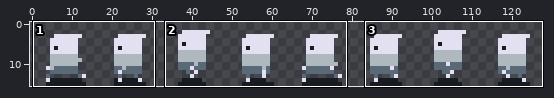
Sprite sheet, stored at art/player_side.png. The picture above shows the old version from afar; the outline marks the close-up.
Close-up. Before the commit:
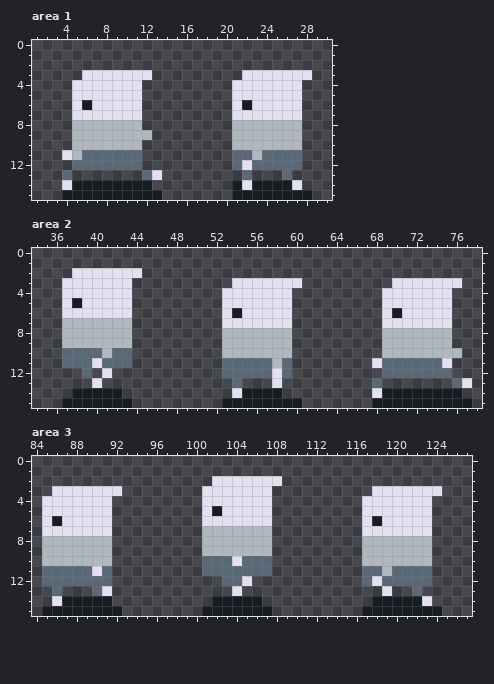
The file is 128x16 pixels. Shown: area 1: x 1..30, y 0..15; area 2: x 34..78, y 0..15; area 3: x 84..127, y 0..15.
The result:
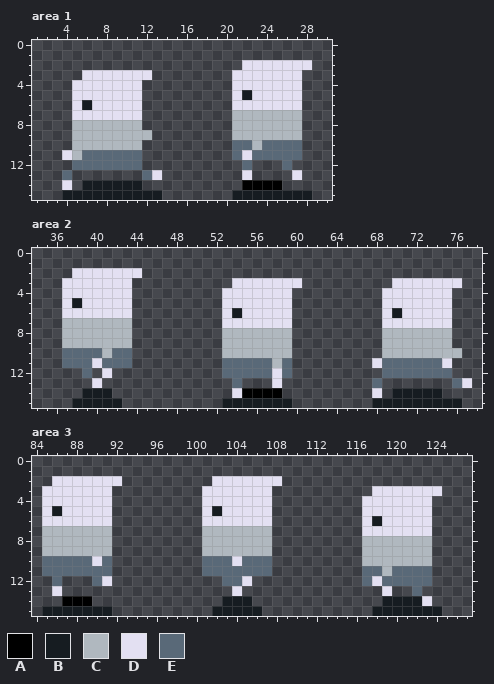
Palette (. is transparent): A #000000  B #161c21  C #b0b8bf  D #e3e0f2  E #596978
The exact change:
Area 1:
y 2: x 22..28 ....... -> DDDDDDD
y 3: x 21 . -> D; x 28 D -> .
y 5: x 22 D -> B
y 6: x 22 B -> D
y 7: x 21..27 DDDDDDD -> CCCCCCC
y 10: x 21..22 CC -> EE; x 24..27 CCCC -> EEEE
y 11: x 22..23 EC -> DE
y 12: x 21..25 EDEEE -> .E...; x 27 E -> .
y 13: x 22 E -> D; x 26..27 E. -> .D
y 14: x 5 B -> .; x 12 B -> .; x 21..27 BDBBBBD -> .AAAA..
Area 2:
y 14: x 38 B -> .; x 42 B -> .; x 55..58 BBBB -> AAAA; x 69 B -> .; x 75..76 BB -> ..
y 15: x 37 B -> .; x 43 B -> .; x 60 B -> .; x 77 B -> .
Area 3:
y 2: x 86..92 ....... -> DDDDDDD
y 3: x 85 . -> D; x 92 D -> .
y 5: x 86 D -> B
y 6: x 86 B -> D
y 7: x 85..91 DDDDDDD -> CCCCCCC
y 10: x 85..91 CCCCCCC -> EEEEEDE
y 11: x 90 D -> E
y 12: x 85 E -> .; x 87..89 EEE -> ...; x 91 E -> D
y 13: x 86 E -> D; x 90..91 ED -> ..
y 14: x 86..91 DBBBBB -> .AAA..; x 102 B -> .; x 106 B -> .; x 118 B -> .
y 15: x 92 B -> .; x 101 B -> .; x 107 B -> .; x 117 B -> .
